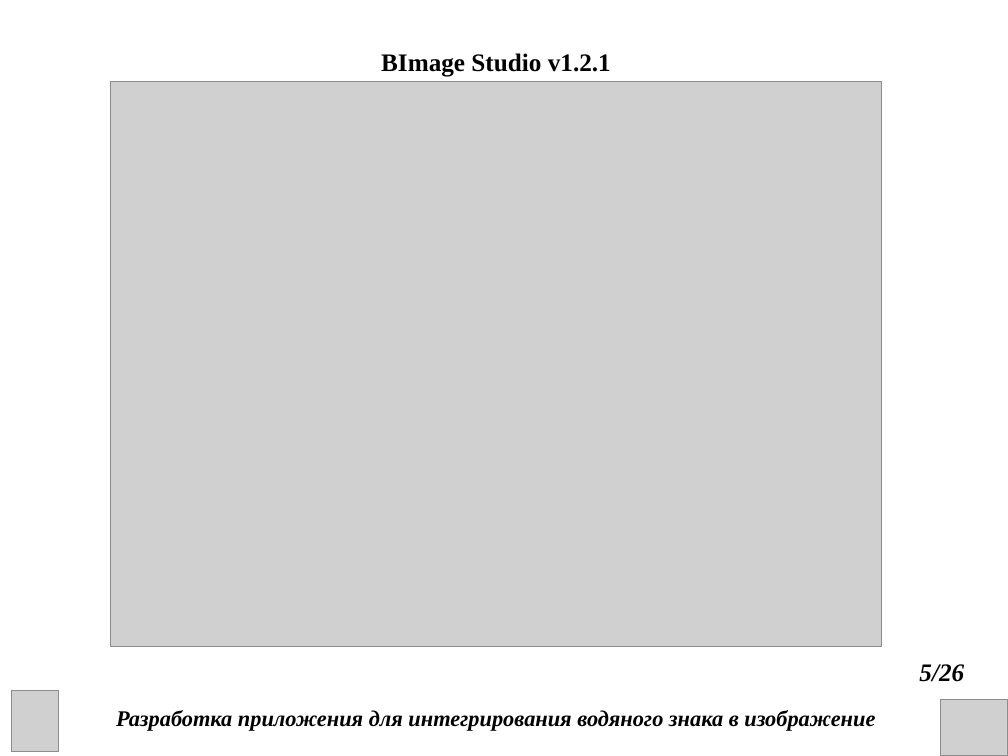
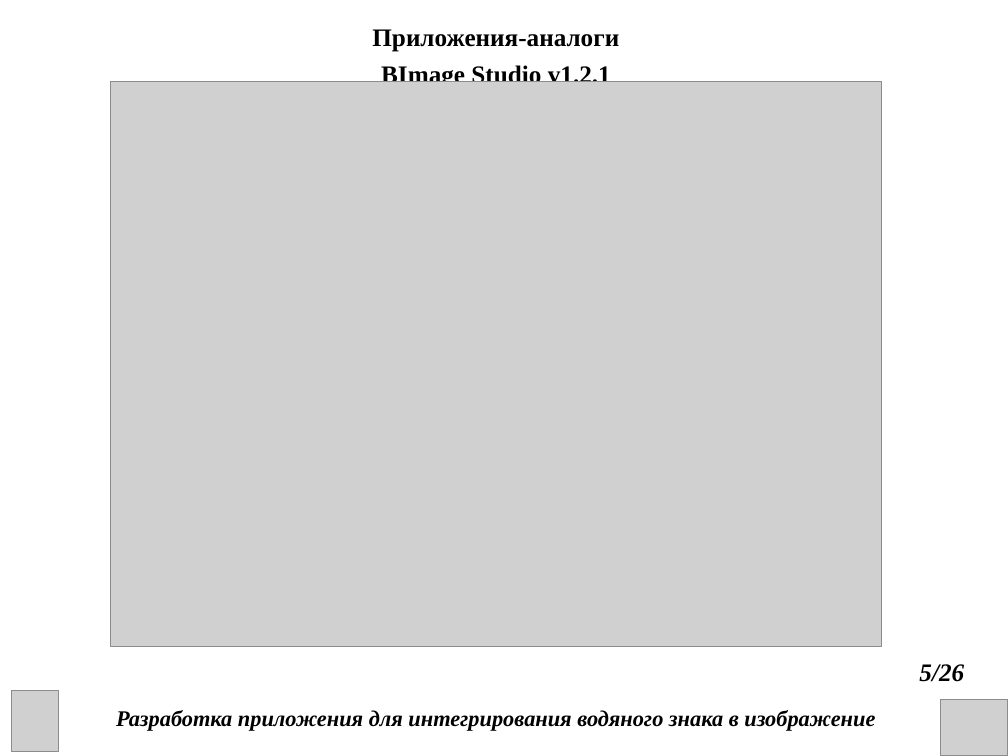
Before and after one commit to DanChoys1/DanChoys, a slide deck: slide 5 of КП презентация.ppt. Drawn at 1008x756 pixels with LibreOffice and Linux fonts; fonts in the diff are those of the drawing; grey boxes stand for pictures. Boxes give left, top, right and bottom in pixels: in the first picture for what was removed or moved away, otherwise in the second. Text is boxed around its words. In the diff, an @@ line names an element or a change of style, - is before the commit and + after.

```diff
--- a/КП презентация.ppt
+++ b/КП презентация.ppt
@@ text "Приложения-аналоги": place and size @@
-text "Приложения-аналоги" at (381,53,611,77)
+text "Приложения-аналоги" at (372,29,619,82)
@@ text at (372,29,619,52): paragraph added @@
+Приложения-аналоги
```
Also in this commit, not shown: 10 other slides changed, 2 other files.
